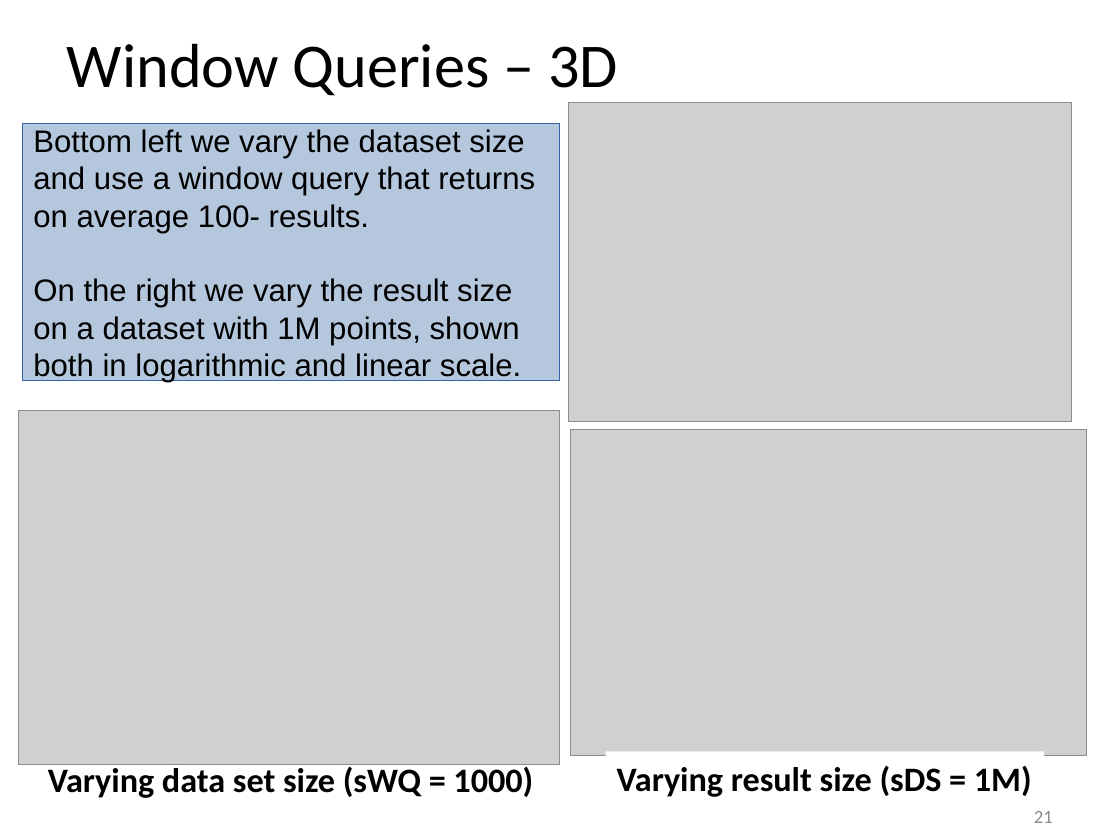
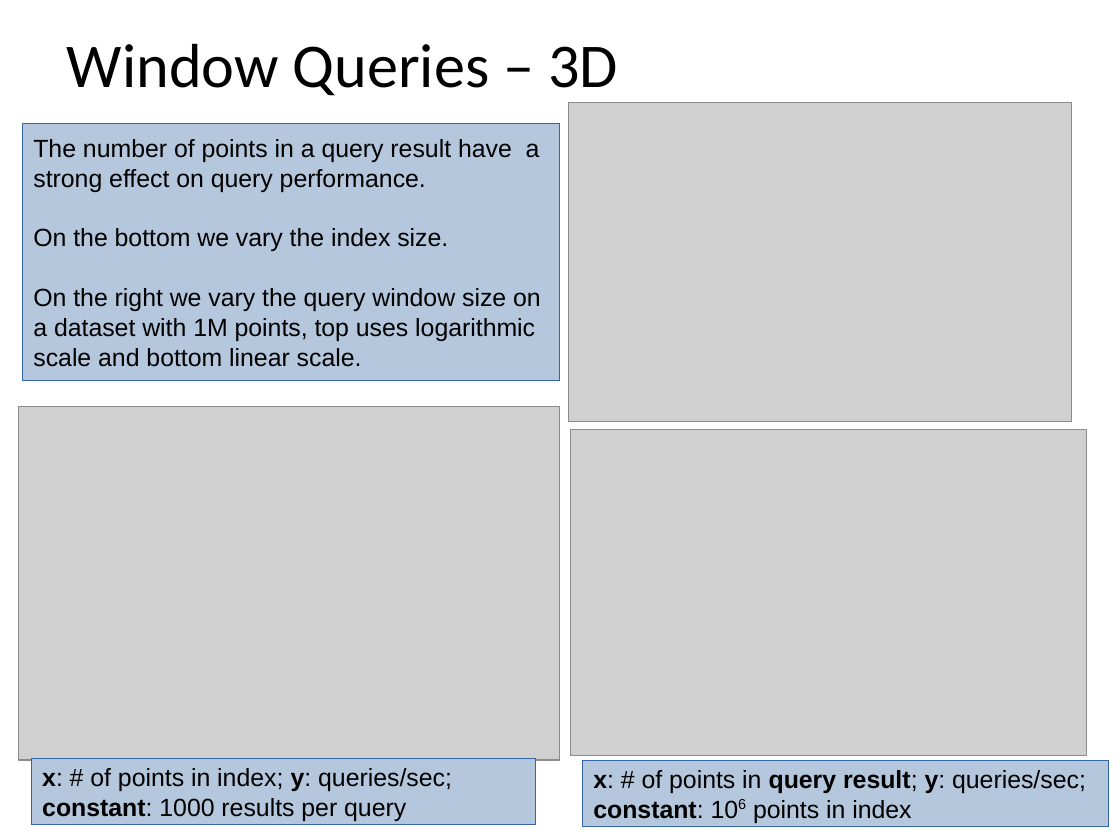
Before and after one commit to tzaeschke/phtree-site, a slide deck: slide 25 of originals/PH-tree-presentation-2018.odp (slide 21 before the commit). Drawn at 1120x840 pixels with LibreOffice and Linux fonts; fonts in the diff are those of the drawing; grey boxes stand for pictures. Boxes give left, top, right and bottom in pixels: in the first picture for what was removed or moved away, otherwise in the second. Text is boxed around its words. In the diff, an @@ line names an element or a change of style, - is before the commit and + after.

```diff
--- a/originals/PH-tree-presentation-2018.odp
+++ b/originals/PH-tree-presentation-2018.odp
@@ text in rectangle at (33, 139, 541, 367): text changed; size 20 to 16 pt @@
-Bottom left we vary the dataset size and use a window query that returns on average 100- results.
-On the right we vary the result size on a dataset with 1M points, shown both in logarithmic and linear scale.
+The number of points in a query result have a strong effect on query performance.
+On the bottom we vary the index size.
+On the right we vary the query window size on a dataset with 1M points, top uses logarithmic scale and bottom linear scale.
@@ picture: place and size @@
-picture at (19, 411, 560, 765)
+picture at (19, 407, 560, 760)
@@ rectangle added at (31, 758, 535, 824), fill #B4C7DC, outline #3465A4 0 pt, 16 pt, text #000000 @@
+x: # of points in index; y: queries/sec;
+constant: 1000 results per query
@@ text removed at (48, 764, 533, 798) @@
-Varying data set size (sWQ = 1000)
@@ rectangle added at (582, 760, 1109, 827), fill #B4C7DC, outline #3465A4 0 pt, 16 pt, text #000000 @@
+x: # of points in query result; y: queries/sec; constant: 106 points in index
@@ rectangle removed at (606, 752, 1045, 803) @@
-Varying result size (sDS = 1M)
@@ page number at (1034, 826, 1053, 829): text changed @@
-21
+25
```
Also in this commit, not shown: 11 other slides changed, 8 slides added, 12 slides removed, 15 other files.
